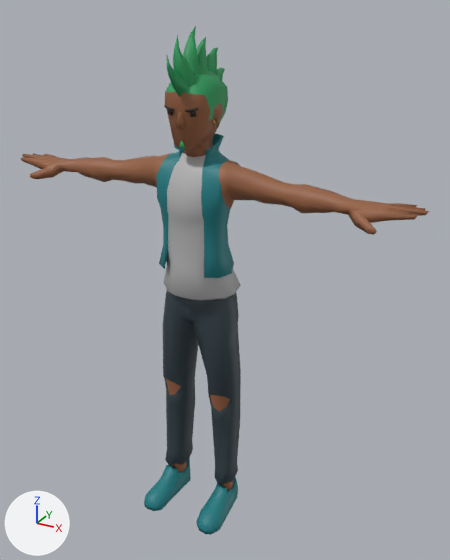
Before and after pictures for a commit that changed the glTF model js/models/avatars/club-crowd-vm7.glb.
Before and after are seen from a 50 mm camera at (1.169, -1.972, 2.024) aimed at (0.081, 0.007, 1.035). The lights are fixed; the arrows at lower left show +X, +Y and +Z. The older version comes first. Vertices at exactly the same position are counted once.

Names of what the first picture shows: 'Punk_Body'.
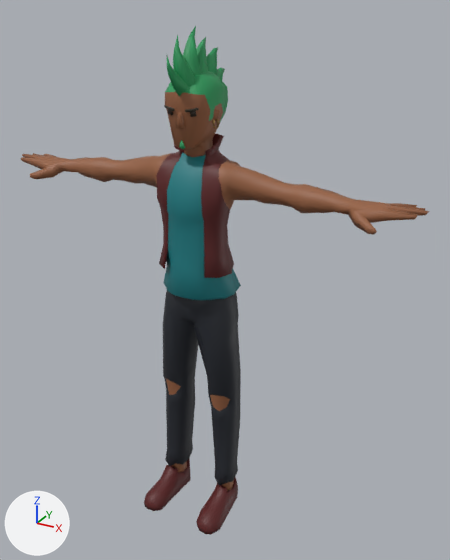
Changed parts and their boxes [x1, y1, x2, y2] in the pictures (450 x 560 px):
part 1 of me_punk_body, recoloured (cyan to dark red)
    both: [144, 134, 238, 535]
part 2 of me_punk_body, recoloured (dark blue to black)
    both: [163, 290, 237, 486]
part 3 of me_punk_body, recoloured (grey to cyan)
    both: [163, 152, 241, 300]

The change, as a diff of the scene's bpy script:
```diff
--- a/js/models/avatars/club-crowd-vm7.glb.py
+++ b/js/models/avatars/club-crowd-vm7.glb.py
@@ me_punk_body @@
 me_punk_body.from_pydata(...)  # 1426 vertices, 2746 faces; spans x -0.83..0.84, y -0.29..0.16, z 0.0..1.97
 # used by ob_punk_body; location = (0.0, 0.0, 0.0)
+# me_punk_body part 1: 602 faces centred in x -0.19..0.19, y -0.28..0.05, z 0.0..1.6 are repainted in the vertex colours; the middle colour goes from cyan #167c82 to dark red #5a1c1c
+# me_punk_body part 2: 468 faces centred in x -0.17..0.17, y -0.16..0.06, z 0.12..1.04 are repainted in the vertex colours; the middle colour goes from dark blue #324047 to black #22262e
+# me_punk_body part 3: 180 faces centred in x -0.15..0.15, y -0.18..0.07, z 1.0..1.53 are repainted in the vertex colours; the middle colour goes from grey #b4b4b4 to cyan #167c82
 me_punk_body.materials.append(mat_crowd)
```
